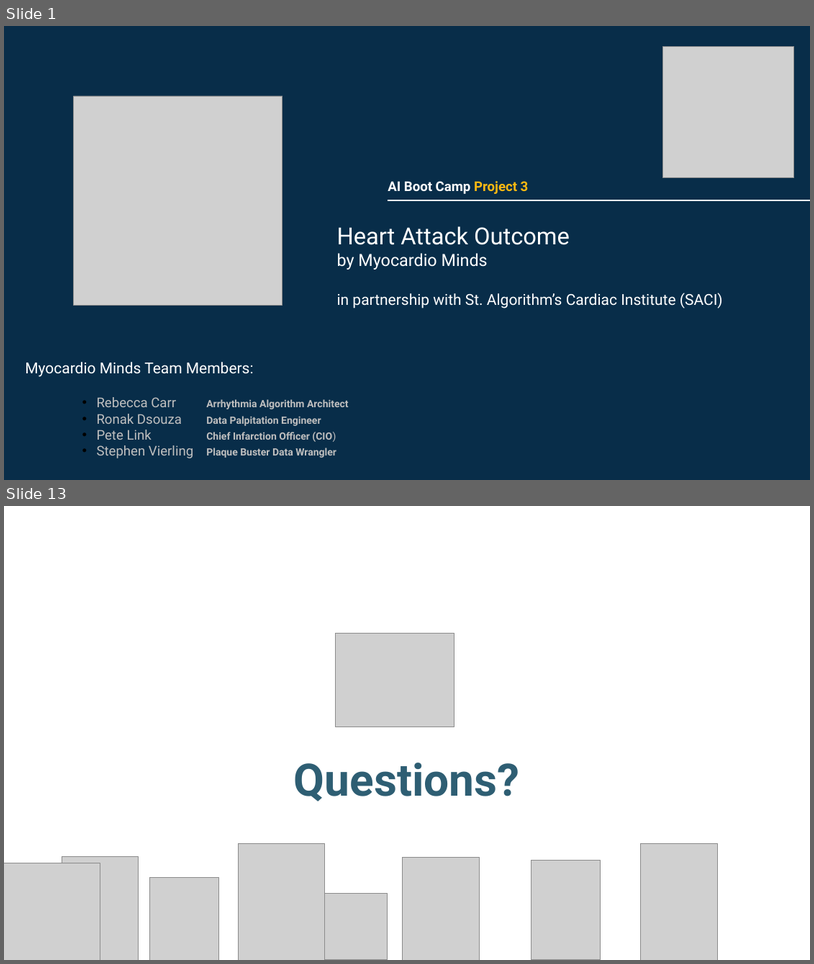
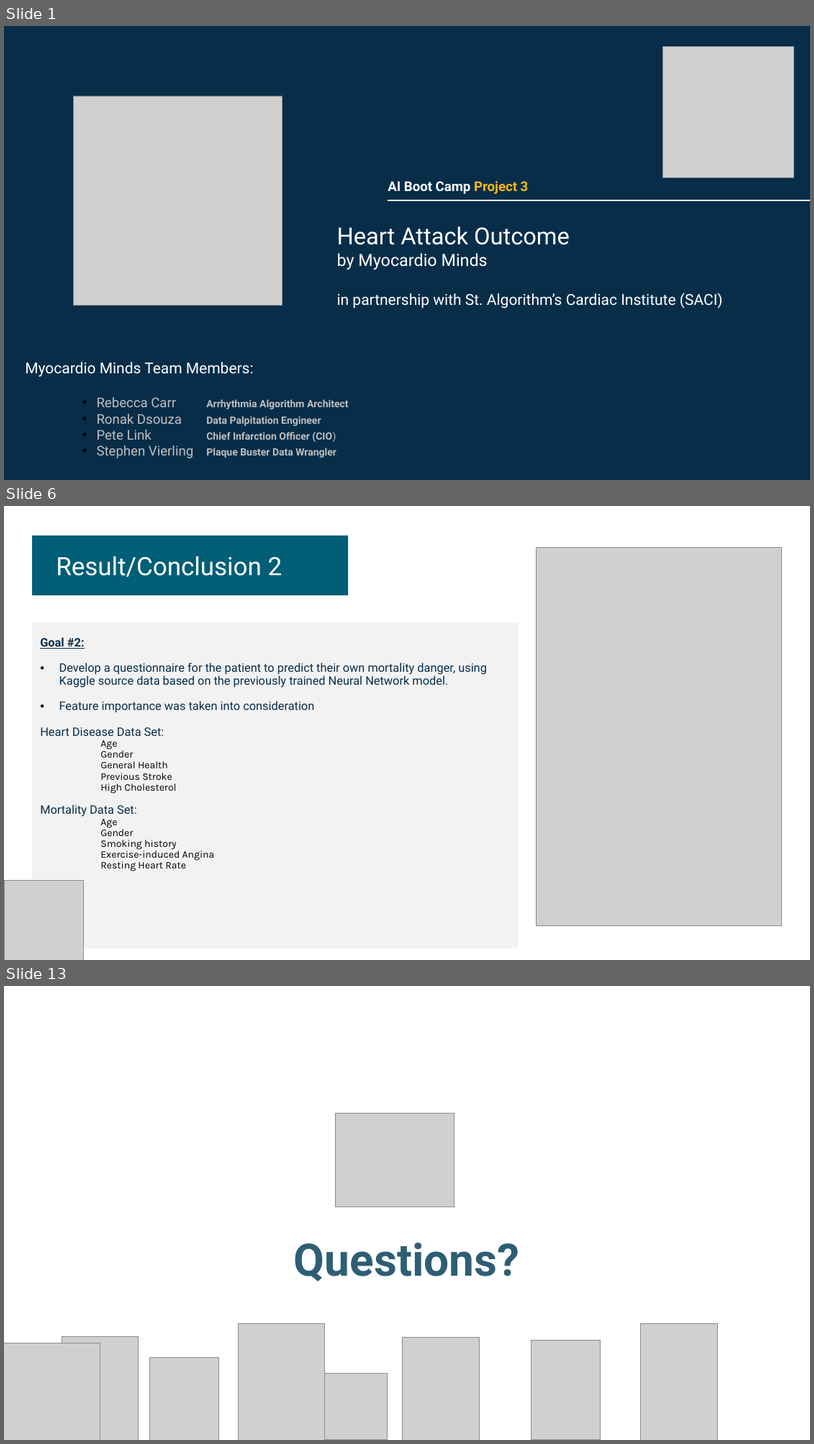
Before and after one commit to Pete1001/heart_attack_outcome, a slide deck: heart_attack_outcome.v1.3.pptx. Shown one above the other, each under a label of ours: slides 1 and 13 before the commit, slides 1, 6 and 13 after it; the slides between them are not shown. The pictures are 814x964 and 814x1444 pixels, drawn with LibreOffice and Linux fonts; fonts in the diff are those of the drawing; grey boxes stand for pictures. Boxes give left, top, right and bottom in pixels: in the first picture for what was removed or moved away, otherwise in the second. Text is boxed around its words. In the diff, an @@ line names an element or a change of style, - is before the commit and + after.

```diff
--- a/heart_attack_outcome.v1.3.pptx
+++ b/heart_attack_outcome.v1.3.pptx
@@ slide 6 added at (4,506,810,960), background #FFFFFF @@
@@ rectangle added at (32,536,349,595), fill #005E77 @@
@@ picture added at (536,547,782,925) @@
@@ text added at (56,556,283,577), 30 pt, text #FFFFFF @@
+Result/Conclusion 2
@@ rectangle added at (32,623,519,948), fill #F2F2F2, 14 pt, text #082D49 @@
+Goal #2:
+              • Develop a questionnaire for the patient to predict their own mortality danger, using Kaggle source data based on the previously trained Neural Network model.
+              • Feature importance was taken into consideration
+              Heart Disease Data Set:
+                Age
+                Gender
+                General Health
+                Previous Stroke
+                High Cholesterol
+                Mortality Data Set:
+                Age
+                Gender
+                Smoking history
+                Exercise-induced Angina
+                Resting Heart Rate
@@ picture added at (4,880,83,960) @@
```
Also in this commit, not shown: 10 slides changed, 1 slide removed.
